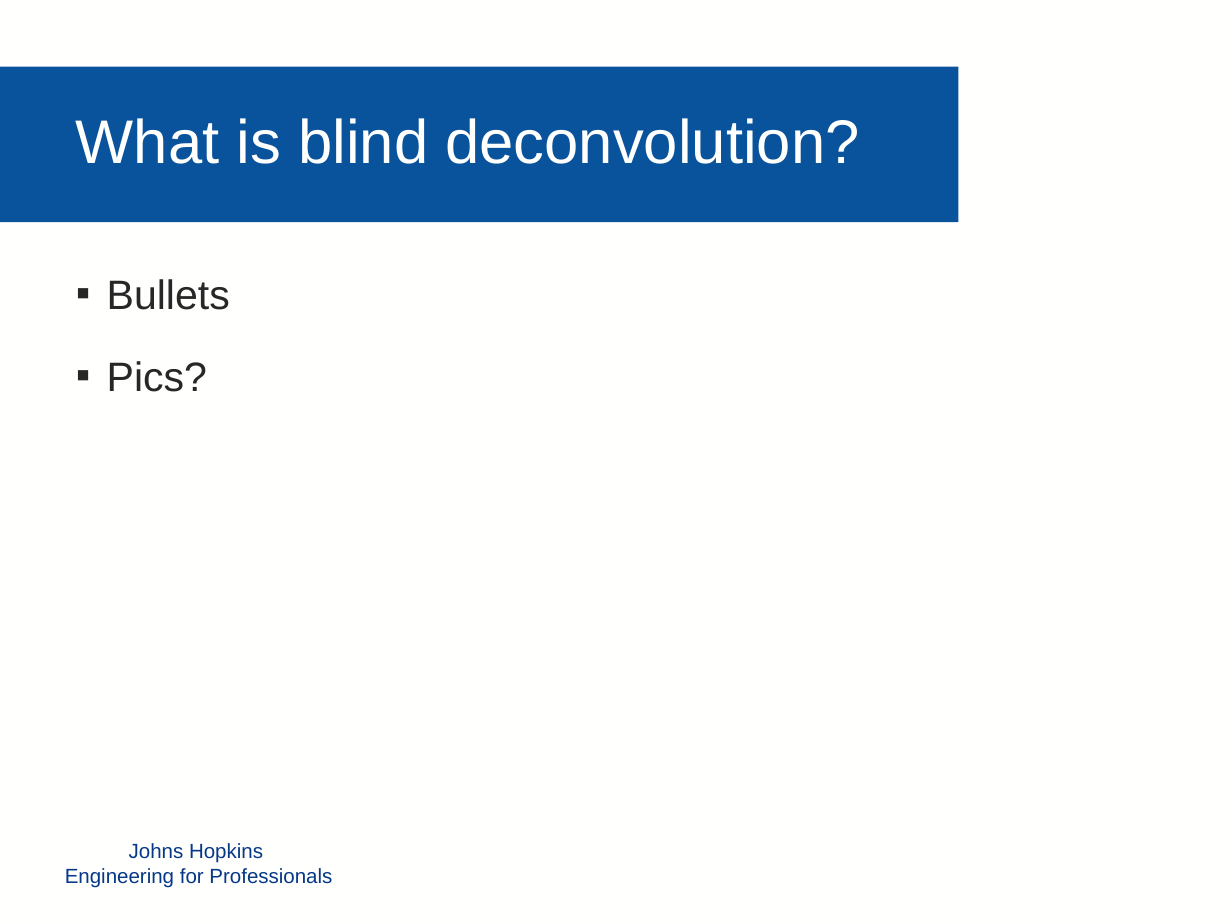
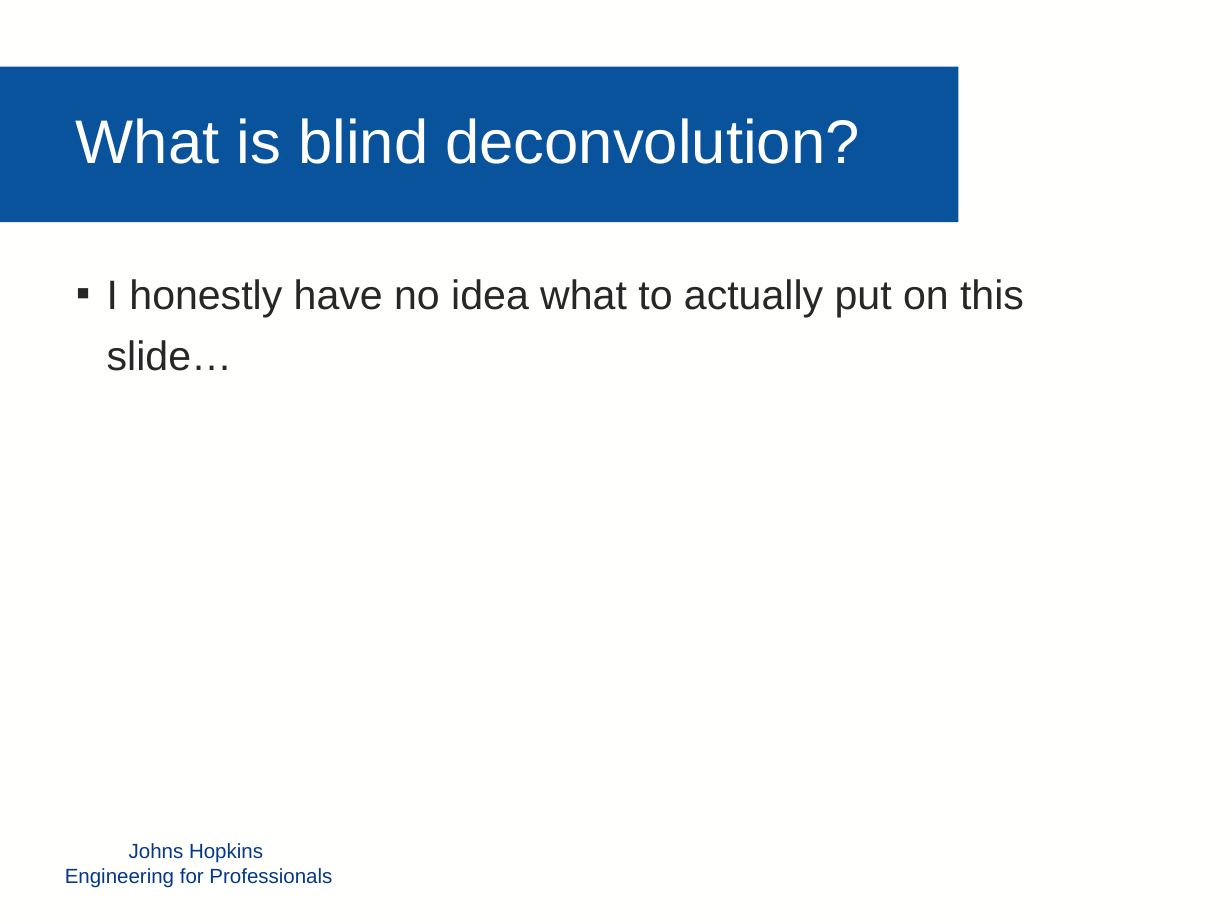
Before and after one commit to mollyn/matrixTheoryProject, a slide deck: slide 4 of Presentation/Diederich_Grassi_Nichols_PPT.pptx. Drawn at 1232x924 pixels with LibreOffice and Linux fonts; fonts in the diff are those of the drawing; background and template pictures are left out. Boxes give left, top, right and bottom in pixels: in the first picture for what was removed or moved away, otherwise in the second. Text is boxed around its words. In the diff, an @@ line names an element or a change of style, - is before the commit and + after.

```diff
--- a/Presentation/Diederich_Grassi_Nichols_PPT.pptx
+++ b/Presentation/Diederich_Grassi_Nichols_PPT.pptx
@@ text at [107, 279, 1024, 371]: text changed @@
-▪ Bullets
-▪ Pics?
+▪ I honestly have no idea what to actually put on this slide…
```
Also in this commit, not shown: 2 other slides changed, 1 other file.
